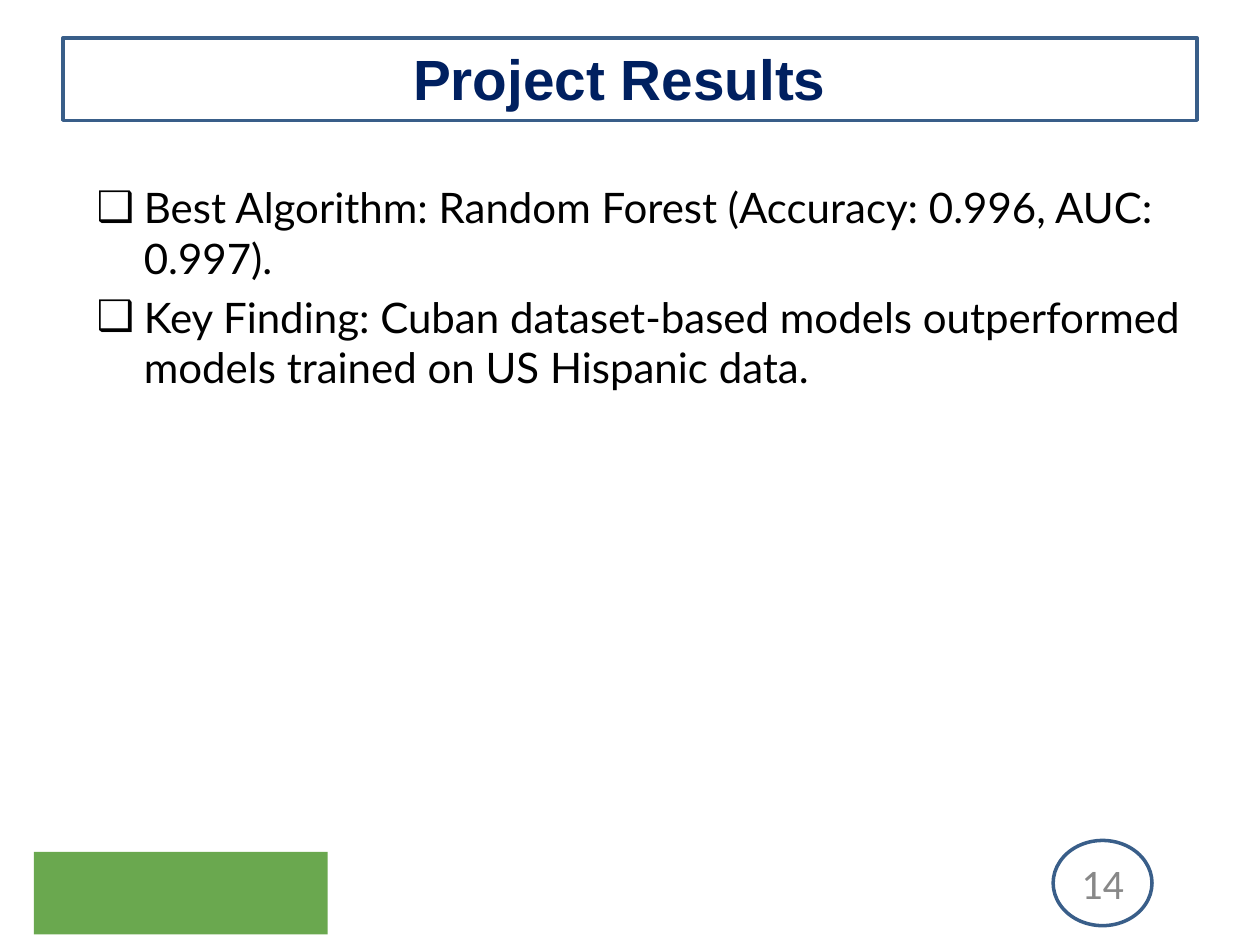
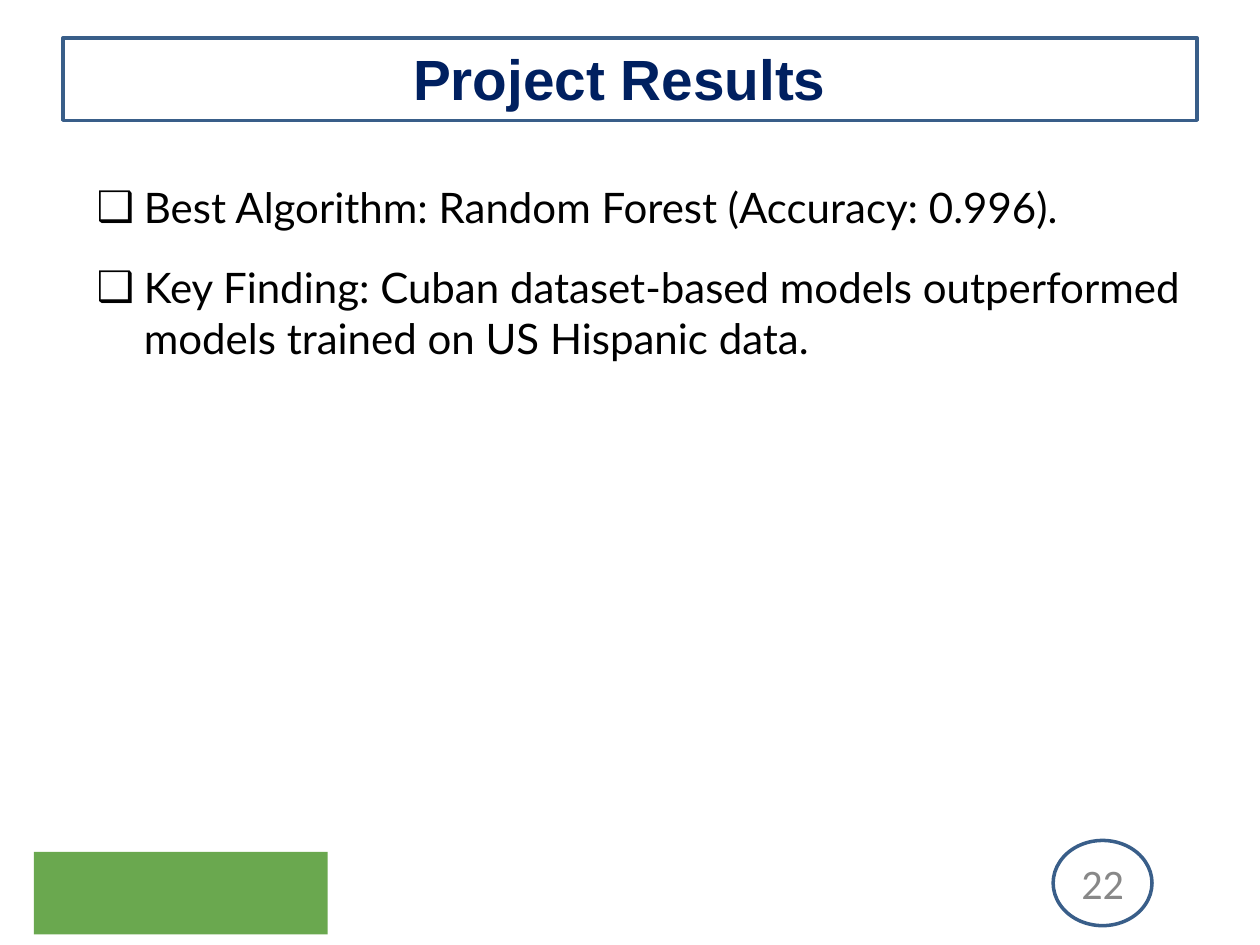
Before and after one commit to uginm102/MCSC-MUK, a slide deck: slide 22 of MCS7103-MachineLearning/Presentation.pptx (slide 14 before the commit). Drawn at 1260x945 pixels with LibreOffice and Linux fonts; fonts in the diff are those of the drawing; background and template pictures are left out. Boxes give left, top, right and bottom in pixels: in the first picture for what was removed or moved away, otherwise in the second. Text is boxed around its words. In the diff, an @@ line names an element or a change of style, - is before the commit and + after.

```diff
--- a/MCS7103-MachineLearning/Presentation.pptx
+++ b/MCS7103-MachineLearning/Presentation.pptx
@@ text at (x1=144, y1=190, x2=1058, y2=231): text changed @@
-❑ Best Algorithm: Random Forest (Accuracy: 0.996, AUC: 0.997).
+❑ Best Algorithm: Random Forest (Accuracy: 0.996).
@@ text at (x1=144, y1=272, x2=1180, y2=362): more space between paragraphs @@
@@ page number at (x1=1081, y1=872, x2=1124, y2=899): text changed @@
-14
+22
```
Also in this commit, not shown: 10 other slides changed, 9 slides added, 4 slides removed, 1 other file.
